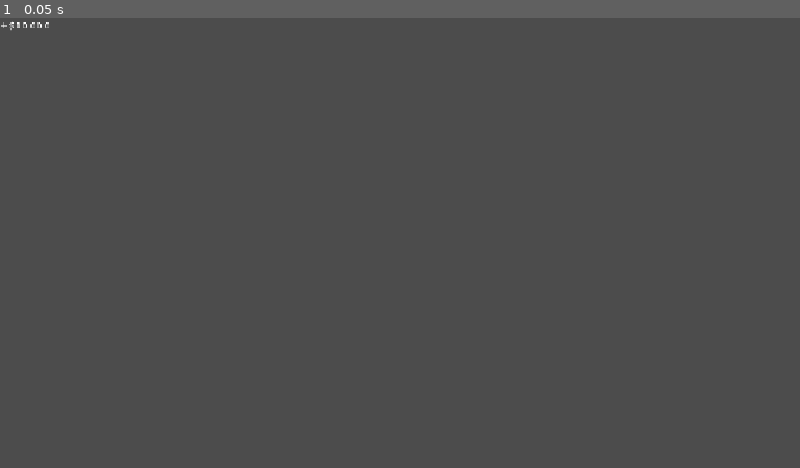
Above: before the commit, frame 1.
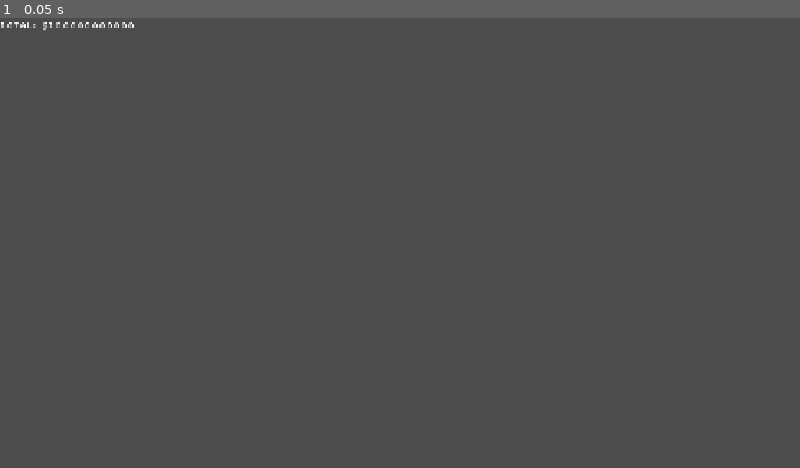
Above: after the commit, the same moment.

Repository: DudeNamedDarcy/CosmicJam2026
Game: Godot game, scene res://Scenes/fish_money_text.tscn
Two runs of this game, one before a commit and one after it. Both use one fixed random seed, a clock stepped at 60 frames per second and the inputs below. This scene is started directly instead of the project's main scene.
Inputs:
- Up to frame 1 (0.05 s): no input

The runs differ from the first frame. In frame 1, 0.1% of the frame differs, in the area x 0-17%, y 0-3%.

Commit message:
added total score

Diff:
--- a/Scenes/fish_money_text.gd
+++ b/Scenes/fish_money_text.gd
@@ -3,6 +3,23 @@
 @onready var label: RichTextLabel = $RichTextLabel
 
 var shake_tween: Tween
+
+func DisplayTotalEarnings(money: float) -> void:
+	label.text = "TOTAL: $%.2f" % money
+		# Stop any previous shake
+	if shake_tween and shake_tween.is_running():
+		shake_tween.kill()
+		# Shake the control
+	shake_tween = create_tween()
+	shake_tween.tween_property(self, "position:x", position.x + 6.0, 0.05)
+	shake_tween.tween_property(self, "position:x", position.x - 6.0, 0.05)
+	shake_tween.tween_property(self, "position:x", position.x + 4.0, 0.05)
+	shake_tween.tween_property(self, "position:x", position.x, 0.05)
+
+	# Remove the text after one second
+	await get_tree().create_timer(1.0).timeout
+	label.text = ""
+	queue_free()
 
 func DisplayText(money: float) -> void:
 	label.text = "+$%.2f" % money
--- a/Scenes/fish_money_text.tscn
+++ b/Scenes/fish_money_text.tscn
@@ -12,9 +12,9 @@
 
 [node name="RichTextLabel" type="RichTextLabel" parent="." unique_id=55643354]
 layout_mode = 0
-offset_right = 75.0
+offset_right = 229.0
 offset_bottom = 40.0
 theme_override_fonts/normal_font = ExtResource("1_5wjnm")
 theme_override_font_sizes/normal_font_size = 14
-text = "+$100000"
+text = "Total: $100000000000"
 autowrap_mode = 0
--- a/Scenes/game_scene.tscn
+++ b/Scenes/game_scene.tscn
@@ -109,9 +109,9 @@
 anchor_top = 1.0
 anchor_bottom = 1.0
 offset_left = -32.0
-offset_top = -70.0
+offset_top = -123.0
 offset_right = 68.0
-offset_bottom = -20.0
+offset_bottom = -23.0
 grow_vertical = 0
 alignment = 2
 
--- a/Scenes/player_controller.gd
+++ b/Scenes/player_controller.gd
@@ -301,7 +301,6 @@
 	activeBobbers.clear()
 
 func EndFishing(success: bool) -> void:
-	var fishTotal = 0
 	rod_audio.stop_reeling()
 	playerState = PlayerState.Idle
 
@@ -314,6 +313,7 @@
 	if success:
 		rod_audio.combo_win()
 		await get_tree().create_timer(0.2).timeout
+	var totalMoney: float = 0
 	for fish in comboFishList.duplicate():
 		print(fish)
 		if is_instance_valid(fish):
@@ -323,13 +323,21 @@
 				rod_audio.winning()
 				moneyVboxContainer.add_child(moneyText)
 				var fishValueWithUpgrade = (fish.value) + ((ScoreAndUpgrades.larger_combo_progress) * ((fish.value)/5))
+				totalMoney += fishValueWithUpgrade
 				moneyText.DisplayText(fishValueWithUpgrade)
 				ScoreAndUpgrades.money += fishValueWithUpgrade
-				fishTotal += fishValueWithUpgrade
 			fish.KillFish(success)
-				#fishvalue *comboSize * 1.1
 			uiController.UpdateMoneyText()
 			fish.KillFish(success)
+	if success:
+		await get_tree().create_timer(0.2).timeout
+		var moneyText = MONEY_GAIN_TEXT.instantiate()
+		moneyVboxContainer.add_child(moneyText)
+		moneyText.DisplayTotalEarnings(totalMoney)
+
+
+
+
 	if (!success):
 		LevelManager.shakeCamera(20.0, 0.5)
 	LevelManager.shakeCameraComboClear()
--- a/Scenes/player_controller.tscn
+++ b/Scenes/player_controller.tscn
@@ -390,7 +390,7 @@
 sprite_frames = SubResource("SpriteFrames_5ur5x")
 animation = &"MoveUpgraded"
 autoplay = "Idle"
-frame_progress = 0.19579212
+frame_progress = 0.921025
 
 [node name="CollisionShape2D" type="CollisionShape2D" parent="." unique_id=1640096837]
 shape = SubResource("RectangleShape2D_g4v7s")
